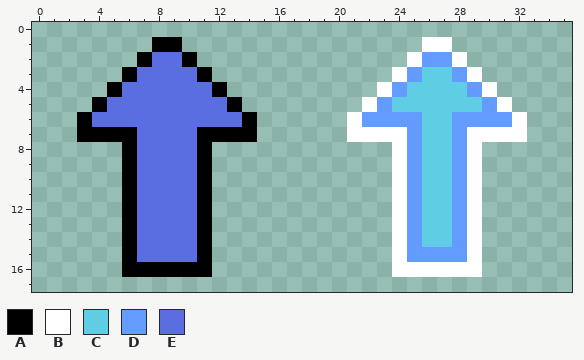
File history of a pixel-art sprite, Assets/Sprites/Buttons/UpButton.png. Above is the file before it was changed.
The file is 36x18 pixels.
Palette (. is transparent): A #000000  B #ffffff  C #5fcde4  D #639bff  E #5b6ee1
Pixels before, first column x 3:
 1 .....AA................BB.....
 2 ....AEEA..............BDDB....
 3 ...AEEEEA............BDCCDB...
 4 ..AEEEEEEA..........BDCCCCDB..
 5 .AEEEEEEEEA........BDCCCCCCDB.
 6 AEEEEEEEEEEA......BDDDDCCDDDDB
 7 AAAAEEEEAAAA......BBBBDCCDBBBB
 8 ...AEEEEA............BDCCDB...
 9 ...AEEEEA............BDCCDB...
10 ...AEEEEA............BDCCDB...
11 ...AEEEEA............BDCCDB...
12 ...AEEEEA............BDCCDB...
13 ...AEEEEA............BDCCDB...
14 ...AEEEEA............BDCCDB...
15 ...AEEEEA............BDDDDB...
16 ...AAAAAA............BBBBBB...
And afterwards:
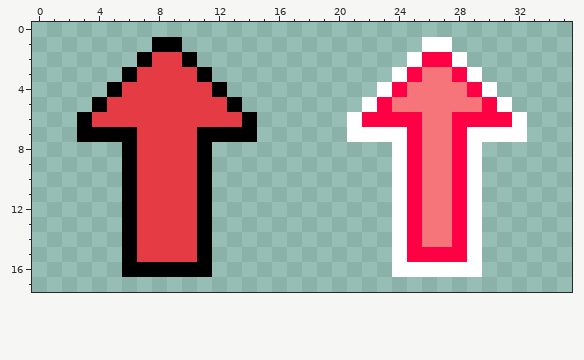
What changed:
colour C: #5fcde4 -> #f6757a
colour D: #639bff -> #ff0044
colour E: #5b6ee1 -> #e43b44
Where, in picture pixels (left, top, right, bottom), the same in both pictures:
changed: (92, 52, 242, 262)
changed: (362, 52, 512, 262)
